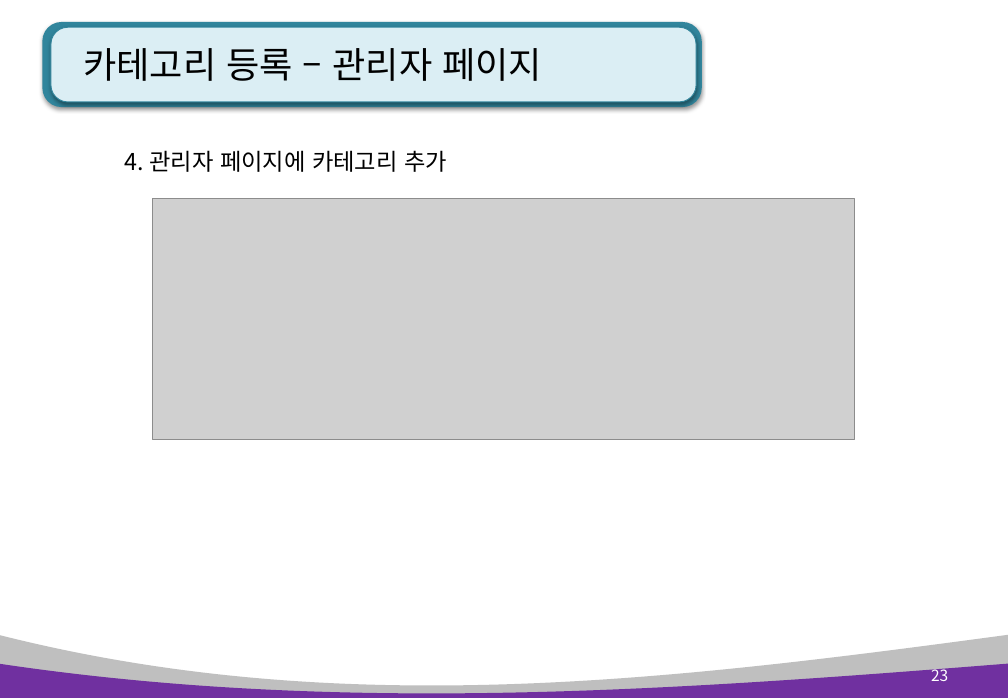
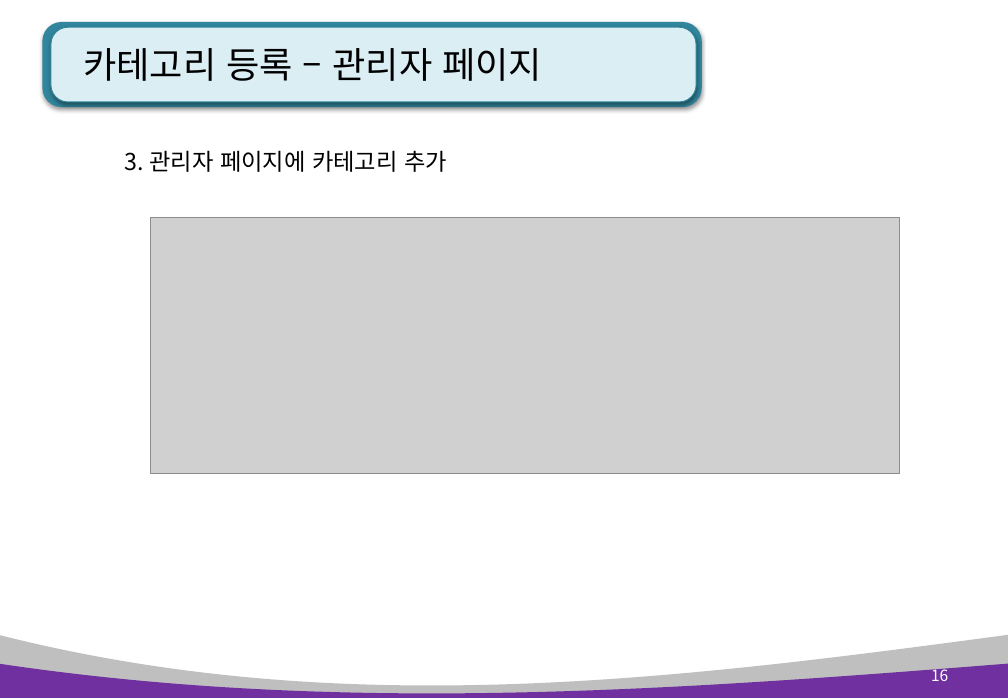
Before and after one commit to kiyongee2/green_project_web, a slide deck: slide 16 of django_ppt/blog_ppt/3장. blog 글수정, 삭제 및 카테고리.pptx (slide 23 before the commit). Drawn at 1008x698 pixels with LibreOffice and Linux fonts; fonts in the diff are those of the drawing; grey boxes stand for pictures. Boxes give left, top, right and bottom in pixels: in the first picture for what was removed or moved away, otherwise in the second. Text is boxed around its words. In the diff, an @@ line names an element or a change of style, - is before the commit and + after.

```diff
--- a/django_ppt/blog_ppt/3장. blog 글수정, 삭제 및 카테고리.pptx
+++ b/django_ppt/blog_ppt/3장. blog 글수정, 삭제 및 카테고리.pptx
@@ text at box(125, 150, 447, 172): text changed @@
-4. 관리자 페이지에 카테고리 추가
+3. 관리자 페이지에 카테고리 추가
@@ picture: place and size @@
-picture at box(153, 199, 855, 439)
+picture at box(150, 217, 900, 474)
@@ page number at box(931, 666, 948, 681): text changed @@
-23
+16
```
Also in this commit, not shown: 15 other slides changed, 2 other files.
